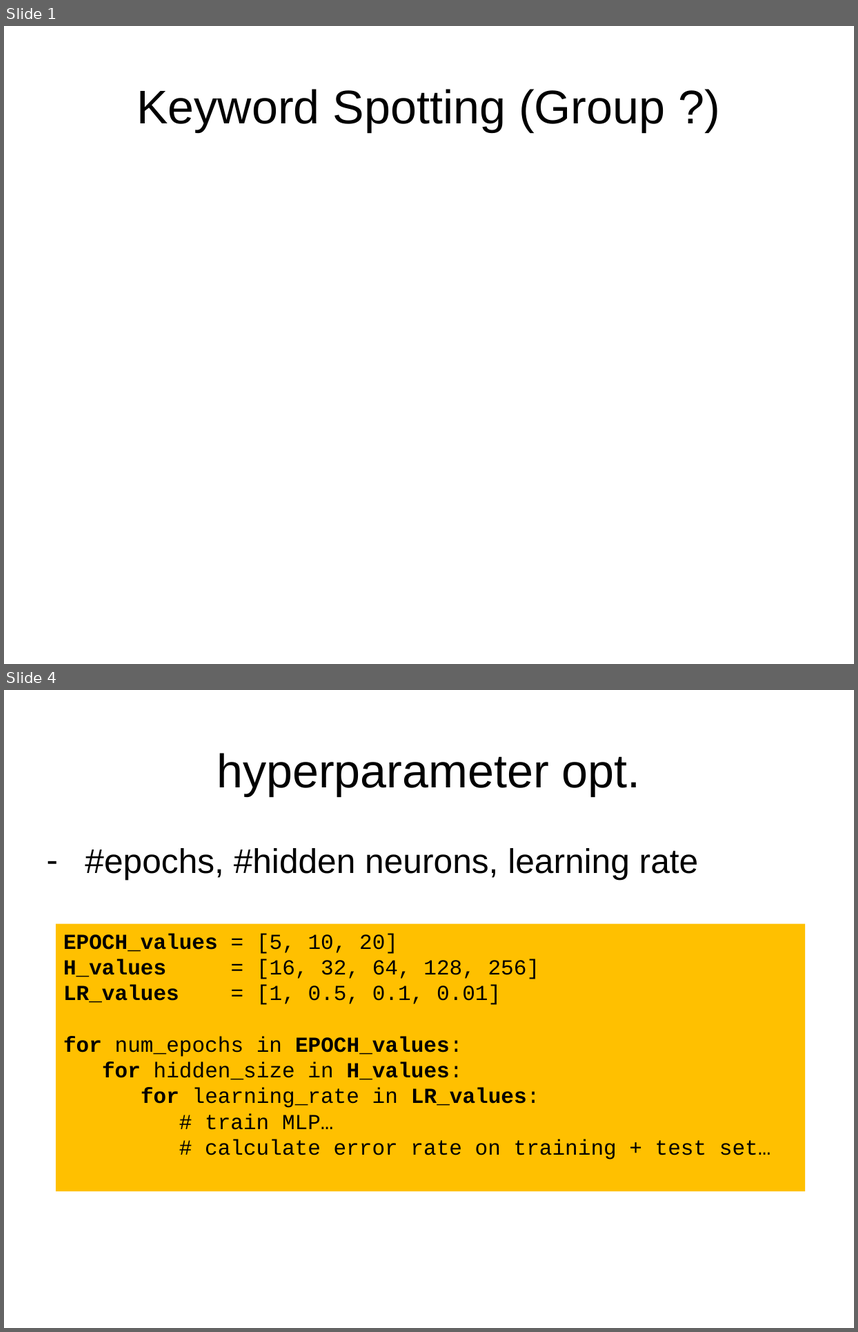
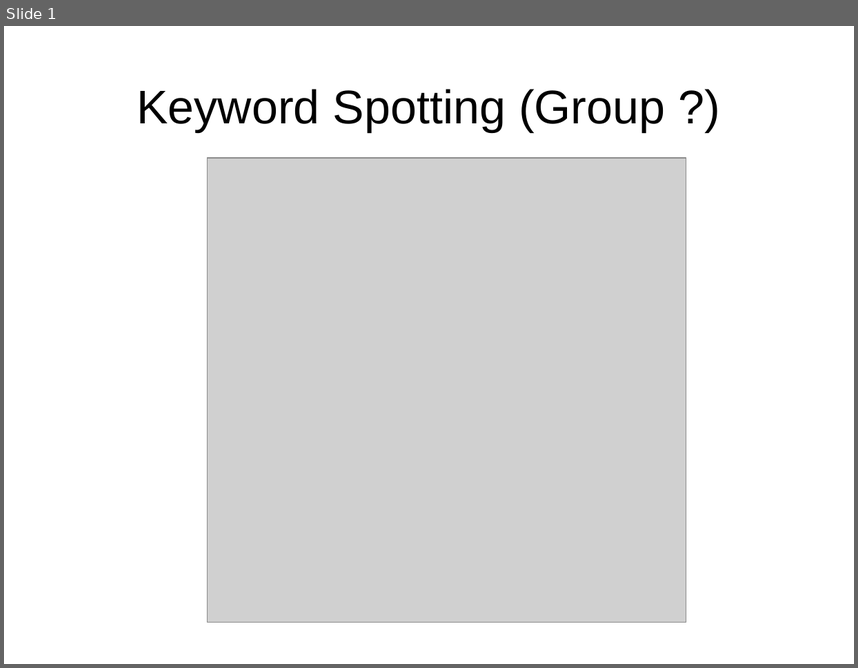
Before and after one commit to lukaszbinden/jmcs-pattern-recognition, a slide deck: Exercice_3/presentation.pptx. Shown one above the other, each under a label of ours: slides 1 and 4 before the commit, slide 1 after it; the slides between them are not shown. The pictures are 858x1332 and 858x668 pixels, drawn with LibreOffice and Linux fonts; fonts in the diff are those of the drawing; grey boxes stand for pictures. Boxes give left, top, right and bottom in pixels: in the first picture for what was removed or moved away, otherwise in the second. Text is boxed around its words. In the diff, an @@ line names an element or a change of style, - is before the commit and + after.

```diff
--- a/Exercice_3/presentation.pptx
+++ b/Exercice_3/presentation.pptx
@@ slide 4 removed at bbox=[4, 690, 854, 1328], background #FFFFFF @@
@@ title removed at bbox=[217, 753, 641, 796] @@
-hyperparameter opt.
@@ text removed at bbox=[85, 848, 699, 880] @@
-– #epochs, #hidden neurons, learning rate
@@ rectangle removed at bbox=[56, 924, 806, 1192] @@
-EPOCH_values = [5, 10, 20]
-H_values = [16, 32, 64, 128, 256]
-LR_values = [1, 0.5, 0.1, 0.01]
-for num_epochs in EPOCH_values:
-for hidden_size in H_values:
-for learning_rate in LR_values:
-# train MLP…
-# calculate error rate on training + test set…
@@ slide 1 changed as well @@
@@ picture added at bbox=[208, 158, 686, 622] @@
```
Also in this commit, not shown: 1 other slide changed, 11 slides added, 4 other slides removed.
